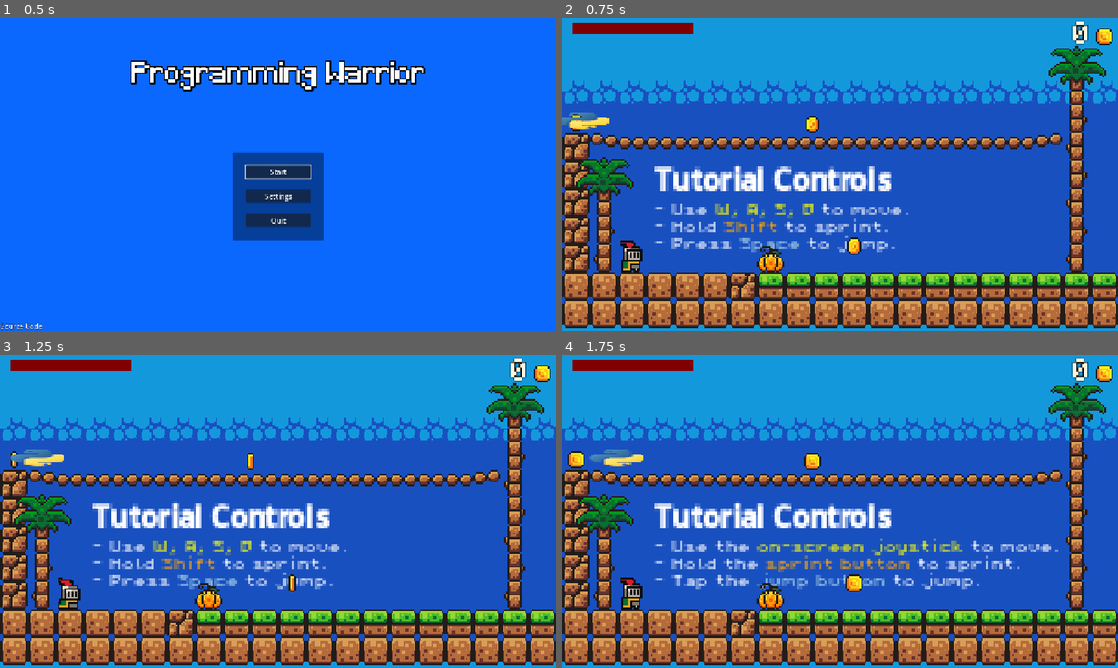
Above: before the commit, frames 1-4 (two rows, left to right).
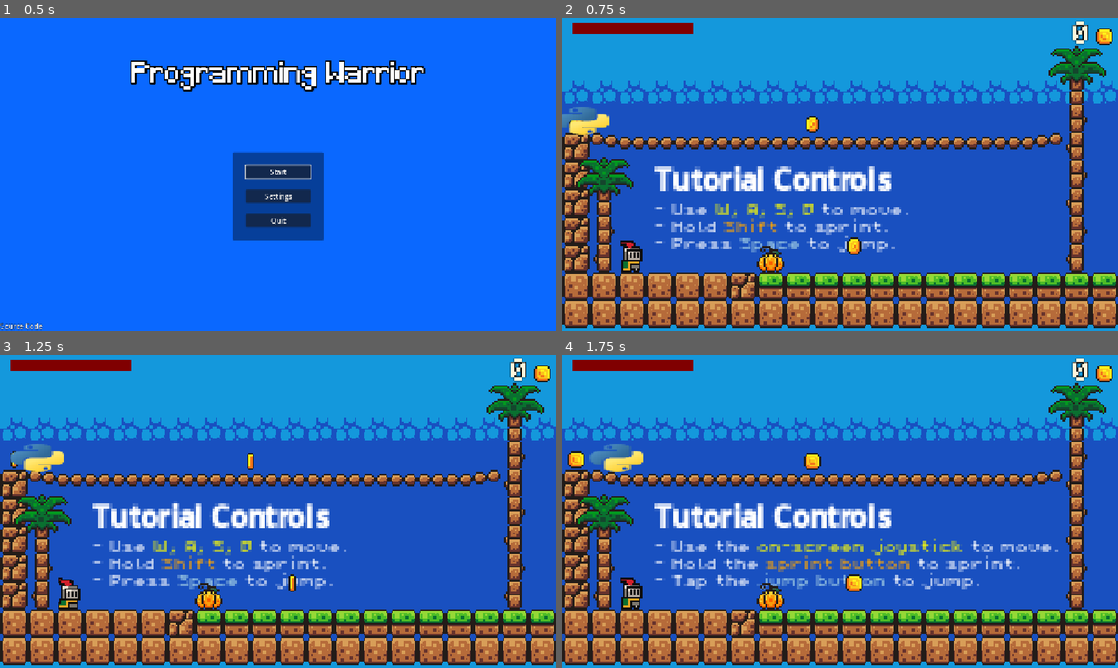
Above: after the commit, the same moments.

Repository: vsaint1/godot-platformer
Game: Godot game, scene res://scenes/menu_manager.tscn
Same seed, same stepped clock (60 frames per second), same inputs: the game is played once before the commit and once after it. Sound files missing from this copy of the repository are replaced by a short silence.
Inputs (mouse positions are in pixels of both pictures, inside the frame that each line leads up to):
- Up to frame 1 (0.5 s): no input
- Up to frame 2 (0.75 s): click "Start" at 0.5 s
- Up to frame 3 (1.25 s): no input
- Up to frame 4 (1.75 s): tap Enter at 1.25 s; drag from (851, 558) to (812, 461) at 1.27 s

Frame 1 is identical in both runs. In frame 2, 0.3% of the frame differs, in the area x 0-9%, y 28-38%; in frame 3, 0.3%, in the area x 1-12%, y 28-38%; in frame 4, 0.3%.

Commit message:
fix player speed and enemy scaling

Diff:
--- a/scripts/enemy.gd
+++ b/scripts/enemy.gd
@@ -33,7 +33,7 @@
 
 func setup_sprite_region():
 	sprite.region_enabled = true
-	sprite.scale = Vector2(0.3, 0.3)
+	sprite.scale = Vector2(0.5,0.5)
 
 	var tile_index = TOTAL_TILES - 1 - difficulty
 	var columns = 2
--- a/scripts/player.gd
+++ b/scripts/player.gd
@@ -1,6 +1,6 @@
 extends CharacterBody2D
 
-const SPRINT_SPEED := 250.0
+const SPRINT_SPEED := 130.0
 const WALK_SPEED := 75.0
 
 var health := 100
